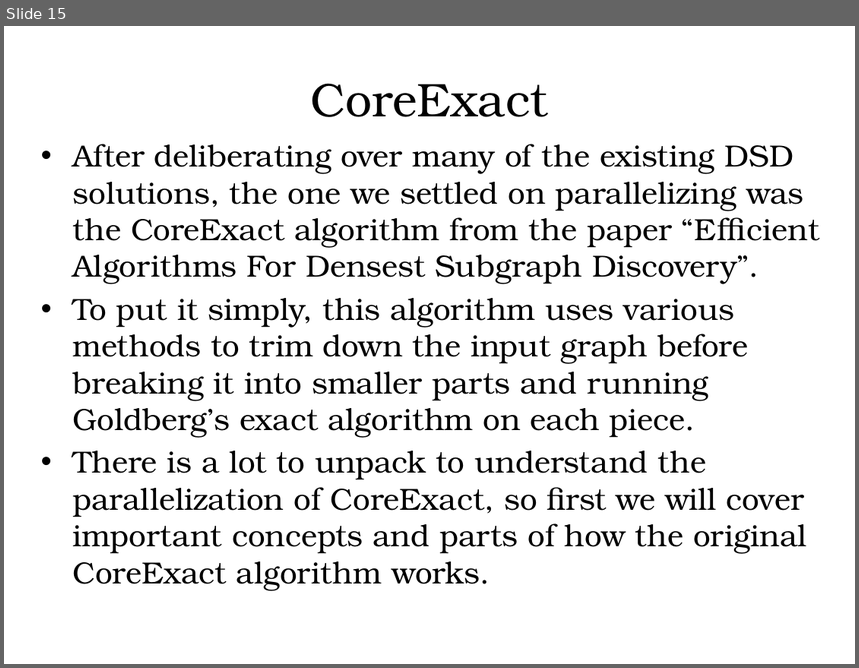
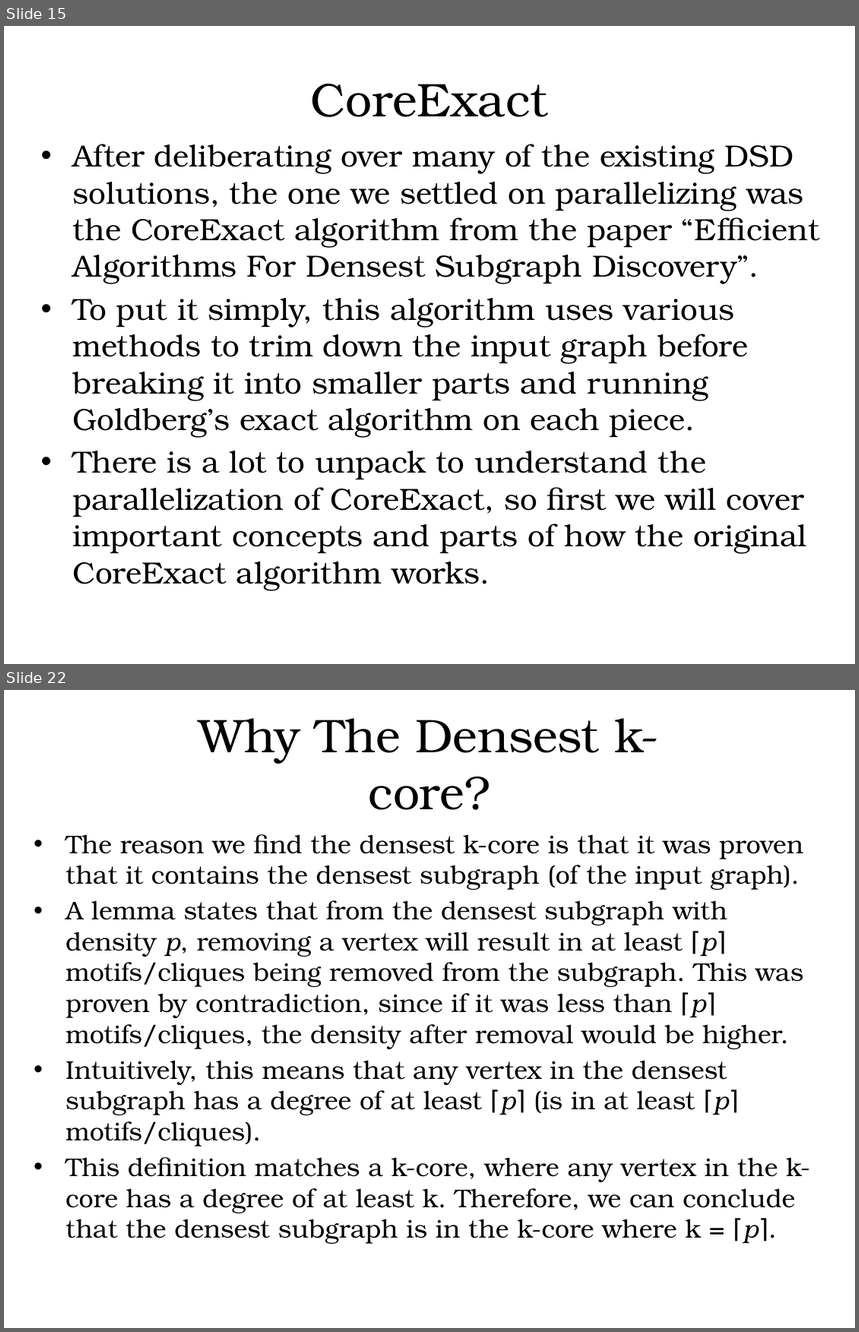
Before and after one commit to hgareau/DensestSubgraphDiscovery, a slide deck: Thesis Defense Presentation.pptx. Shown one above the other, each under a label of ours: slide 15 before the commit, slides 15 and 22 after it; the slides between them are not shown. The pictures are 859x668 and 859x1332 pixels, drawn with LibreOffice and Linux fonts; fonts in the diff are those of the drawing; background and template pictures are left out. Boxes give left, top, right and bottom in pixels: in the first picture for what was removed or moved away, otherwise in the second. Text is boxed around its words. In the diff, an @@ line names an element or a change of style, - is before the commit and + after.

Commit message:
Updated presentation to cover CoreExact.

```diff
--- a/Thesis Defense Presentation.pptx
+++ b/Thesis Defense Presentation.pptx
@@ slide 22 added at (4, 690, 855, 1328), background #FFFFFF @@
@@ text added at (199, 718, 660, 810), 40 pt, text #000000 @@
+Why The Densest k-core?
@@ text added at (66, 834, 810, 1244), 21.7 pt, text #000000 @@
+• The reason we find the densest k-core is that it was proven that it contains the densest subgraph (of the input graph).
+• A lemma states that from the densest subgraph with density p, removing a vertex will result in at least ⌈p⌉ motifs/cliques being removed from the subgraph. This was proven by contradiction, since if it was less than ⌈p⌉ motifs/cliques, the density after removal would be higher.
+• Intuitively, this means that any vertex in the densest subgraph has a degree of at least ⌈p⌉ (is in at least ⌈p⌉ motifs/cliques).
+• This definition matches a k-core, where any vertex in the k-core has a degree of at least k. Therefore, we can conclude that the densest subgraph is in the k-core where k = ⌈p⌉.
```
Also in this commit, not shown: 3 slides changed, 15 other slides added, 2 other files.
